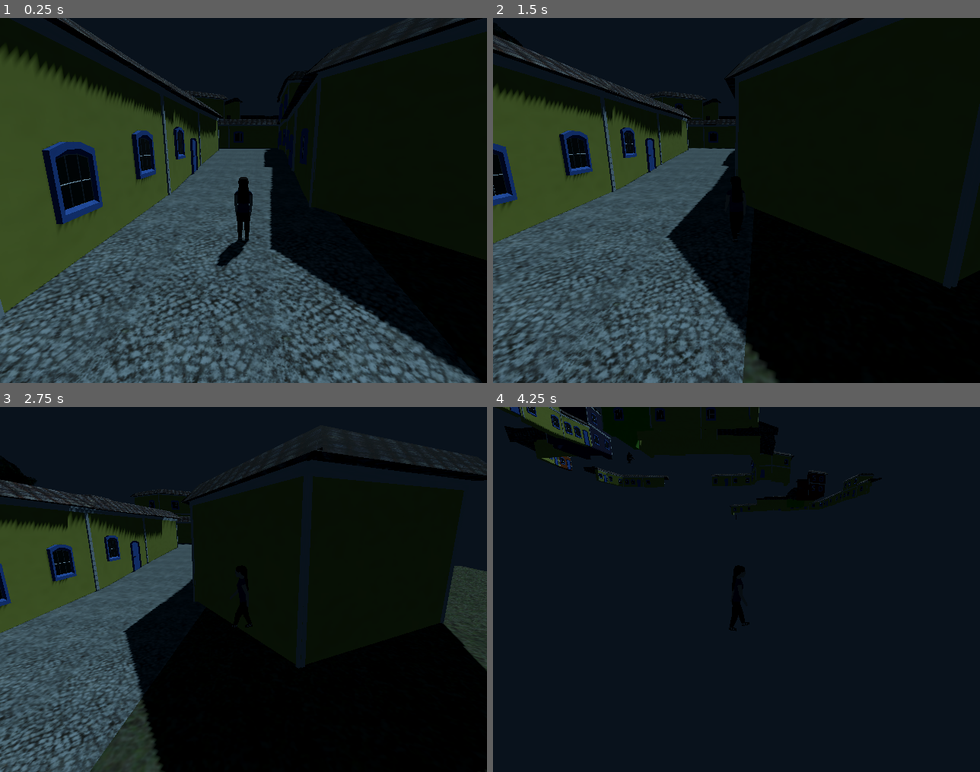
Above: before the commit, frames 1-4 (two rows, left to right).
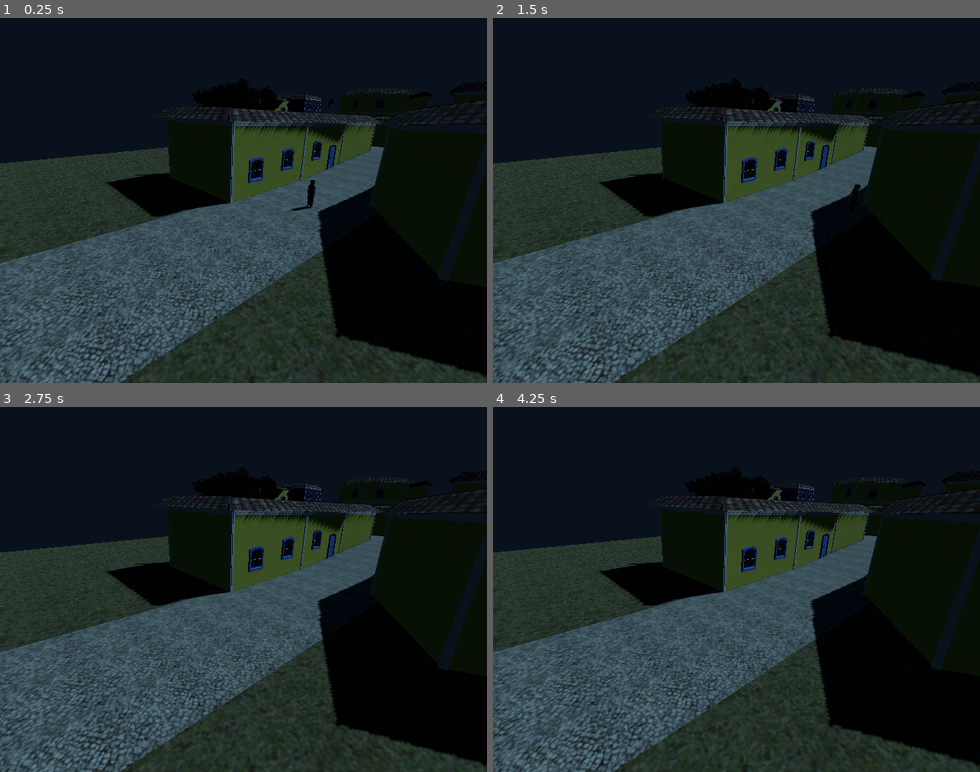
Above: after the commit, the same moments.

Repository: y-leandro/Trabalho-A3-gamedev
Game: Godot game, scene res://scn/mundo.tscn
Same seed, same stepped clock (60 frames per second), same inputs: the game is played once before the commit and once after it.
Inputs:
- Up to frame 1 (0.25 s): no input
- Up to frame 2 (1.5 s): tap Enter (ui_accept) at 0.5, 0.77 s; hold D (right) 0.53-1.28 s; tap E (e) at 0.6, 1.35 s; hold S (down) from 1.28 s (still down)
- Up to frame 3 (2.75 s): tap Enter (ui_accept) at 1.52 s; release S (down) at 2.03 s; hold D (right) from 2.03 s (still down); tap Space (space) at 2.1 s; tap E (e) at 2.3 s
- Up to frame 4 (4.25 s): release D (right) at 2.78 s; hold Up (ui_up) 2.78-3.53 s; tap E (e) at 2.85, 3.6 s; tap Enter (ui_accept) at 3.02, 3.77 s; hold A (left) from 3.53 s (still down)

The runs differ from the first frame. In frame 1, 45% of the frame differs, in the area x 0-100%, y 0-100%; in frame 2, 42%; in frame 3, 45%; in frame 4, 56%.

Commit message:
Update: Atualizando o mapa da cidade

Diff:
--- a/scn/mundo.tscn
+++ b/scn/mundo.tscn
@@ -24,7 +24,6 @@
 
 [node name="Camera3D" type="Camera3D" parent="player"]
 transform = Transform3D(1, 0, 0, 0, 0.970511, 0.241058, 0, -0.241058, 0.970511, 0, 2.21909, 5.15178)
-current = true
 
 [node name="WorldEnvironment" type="WorldEnvironment" parent="."]
 environment = SubResource("Environment_37vwl")
@@ -46,3 +45,4 @@
 
 [node name="Camera3D" type="Camera3D" parent="."]
 transform = Transform3D(-0.68941, 0.267711, -0.673086, 0.0399752, 0.941845, 0.333662, 0.723267, 0.203123, -0.660019, -19.3097, 5.40357, -78.7836)
+current = true
--- a/scr/player.gd
+++ b/scr/player.gd
@@ -29,7 +29,7 @@
 		var cam_yaw = cam.global_transform.basis.get_euler().y
 		direction = (Vector3(input_dir.x, 0, input_dir.y)).rotated(Vector3.UP, cam_yaw).normalized()
 
-		var target_angle = atan2(-direction.x, -direction.z)
+		var target_angle = atan2(direction.x, direction.z)
 		model.rotation.y = lerp_angle(model.rotation.y, target_angle, delta * 8)
 
 		velocity.x = direction.x * SPEED
